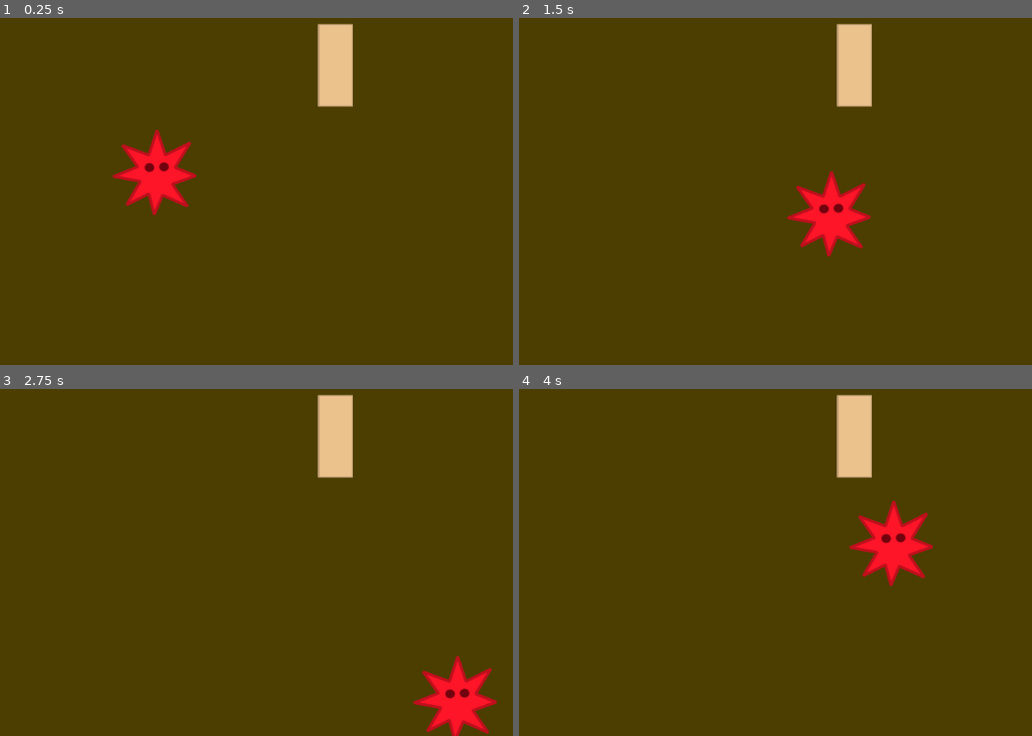
Above: before the commit, frames 1-4 (two rows, left to right).
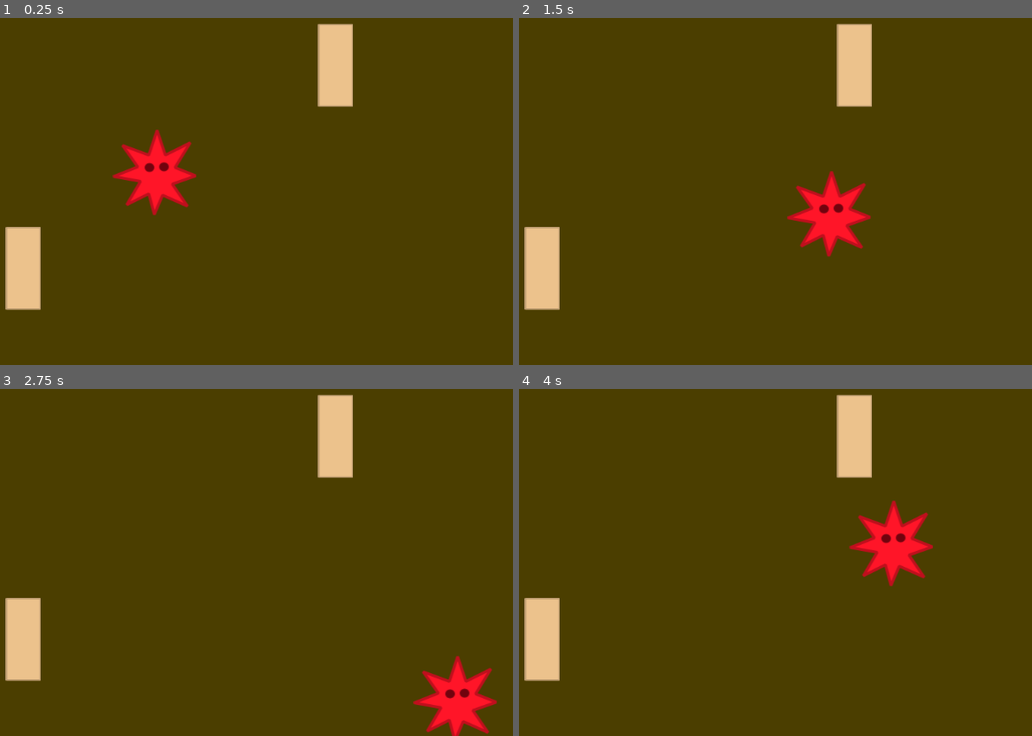
Above: after the commit, the same moments.

Repository: mariothedog/Epidemic-Simulator
Game: Godot game, scene res://Levels/Level 1.tscn
Two runs of this game, one before a commit and one after it. Both use one fixed random seed, a clock stepped at 60 frames per second and the inputs below.
Inputs:
- Up to frame 1 (0.25 s): no input
- Up to frame 2 (1.5 s): tap Enter at 0.5 s; hold D (move_right) 0.53-1.28 s; hold Space (infect) 0.53-1.28 s; hold S (move_down) from 1.28 s (still down); tap Space (infect) at 1.35 s
- Up to frame 3 (2.75 s): release S (move_down) at 2.03 s; hold D (move_right) from 2.03 s (still down); hold Space (infect) from 2.03 s (still down)
- Up to frame 4 (4 s): release D (move_right) at 2.78 s; release Space (infect) at 2.78 s; hold W (move_up) 2.78-3.53 s; tap Space (infect) at 2.85 s; hold A (move_left) from 3.53 s (still down); hold Space (infect) from 3.53 s (still down)

The runs differ from the first frame. In frame 1, 1.7% of the frame differs, in the area x 1-8%, y 60-85%; in frame 2, 1.7%; in frame 3, 1.7%; in frame 4, 1.7%.

Commit message:
Added another human!

Diff:
--- a/Levels/Level 1.tscn
+++ b/Levels/Level 1.tscn
@@ -13,8 +13,13 @@
 "_edit_use_anchors_": false
 }
 
-[node name="Human" parent="." instance=ExtResource( 2 )]
+[node name="Humans" type="Node2D" parent="."]
+
+[node name="Human" parent="Humans" instance=ExtResource( 2 )]
 position = Vector2( 738, 166 )
+
+[node name="Human2" parent="Humans" instance=ExtResource( 2 )]
+position = Vector2( 286, 460 )
 
 [node name="Player" parent="." instance=ExtResource( 1 )]
 position = Vector2( 476, 321 )
